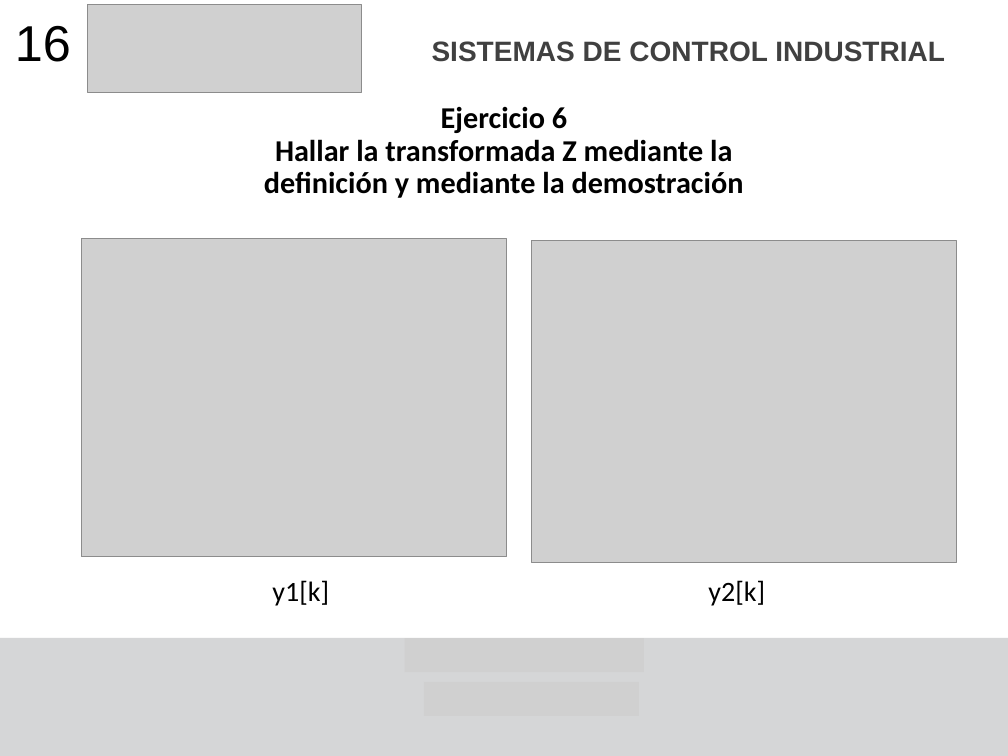
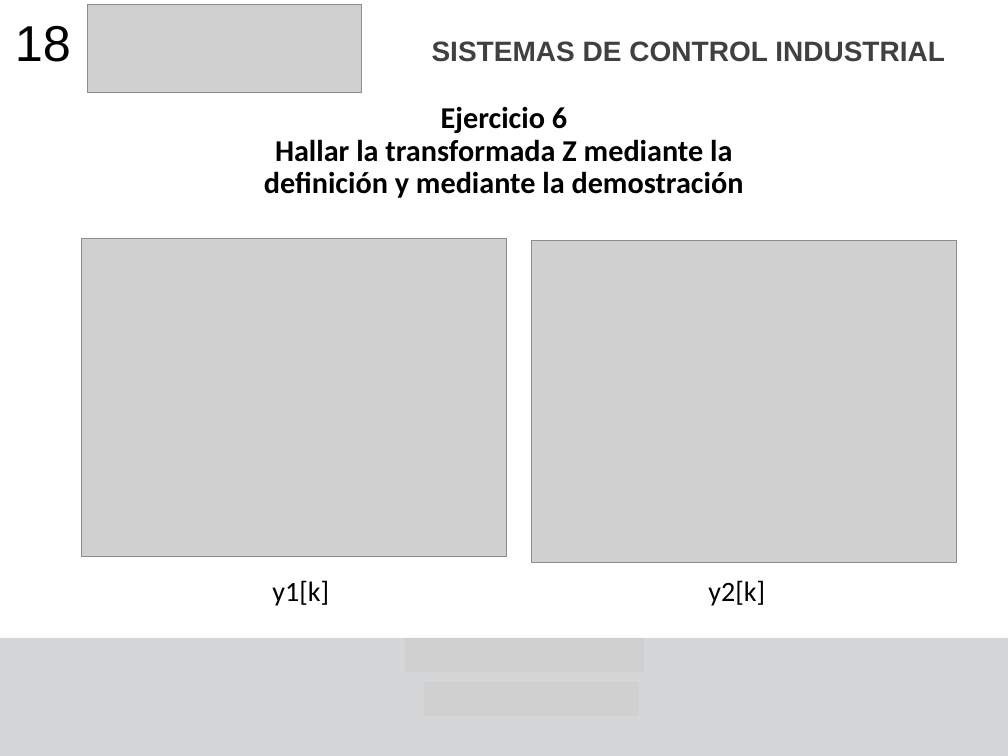
Before and after one commit to F4bian1012/Sistemas_De_Contro_Industrial, a slide deck: slide 18 of Lesson_3-4/Transformadas_Laplace_Z.pptx (slide 16 before the commit). Drawn at 1008x756 pixels with LibreOffice and Linux fonts; fonts in the diff are those of the drawing; grey boxes stand for pictures. Boxes give left, top, right and bottom in pixels: in the first picture for what was removed or moved away, otherwise in the second. Text is boxed around its words. In the diff, an @@ line names an element or a change of style, - is before the commit and + after.

```diff
--- a/Lesson_3-4/Transformadas_Laplace_Z.pptx
+++ b/Lesson_3-4/Transformadas_Laplace_Z.pptx
@@ text at box(15, 25, 71, 62): text changed @@
-16
+18
```
Also in this commit, not shown: 12 other slides changed, 1 slide added, 1 slide removed, 1 other file.
